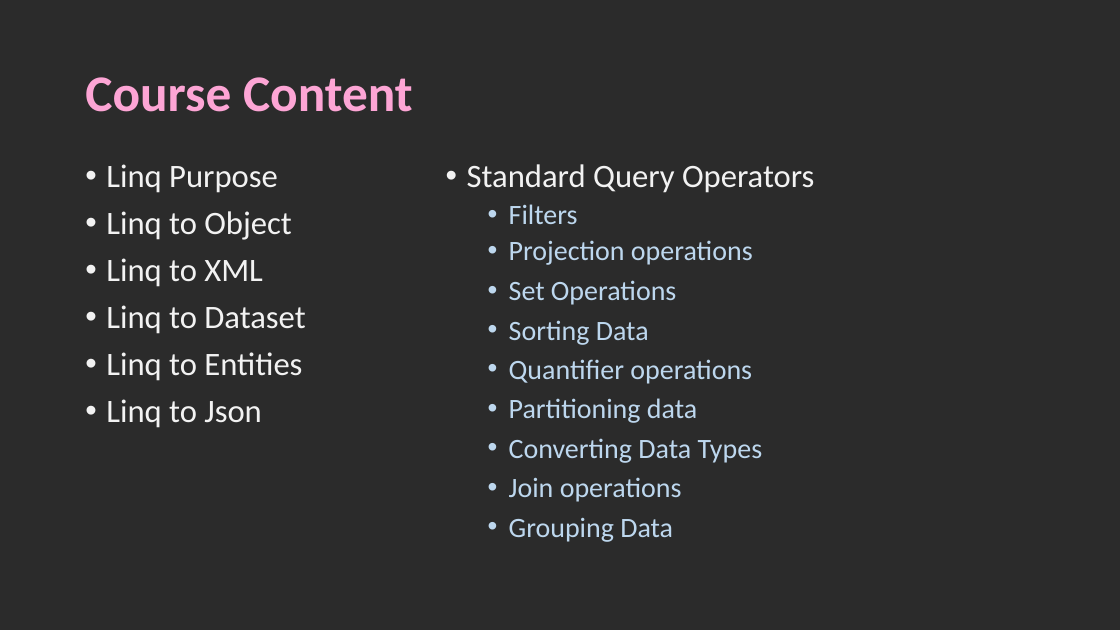
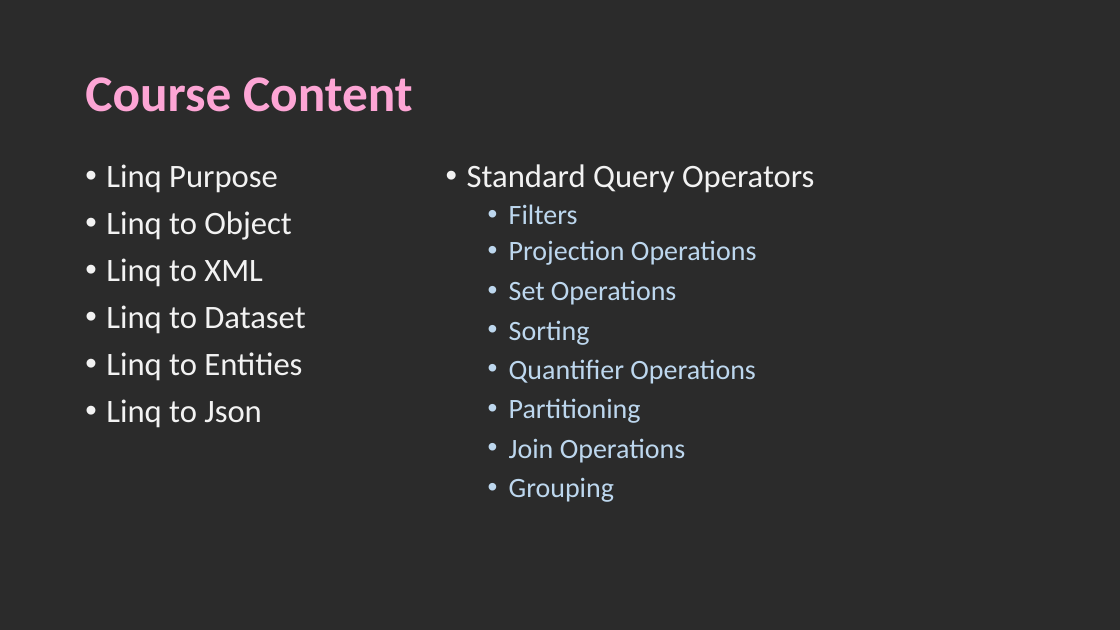
Before and after one commit to karthik9728/Linq, a slide deck: slide 2 of Linq.pptx. Drawn at 1120x630 pixels with LibreOffice and Linux fonts; fonts in the diff are those of the drawing; background and template pictures are left out; a plain dark background stands for a picture behind light text. Boxes give left, top, right and bottom in pixels: in the first picture for what was removed or moved away, otherwise in the second. Text is boxed around its words. In the diff, an @@ line names an element or a change of style, - is before the commit and + after.

```diff
--- a/Linq.pptx
+++ b/Linq.pptx
@@ text at [509,240,756,265]: text changed @@
-  • Projection operations
+  • Projection Operations
@@ text at [509,320,755,502]: text changed @@
-  • Sorting Data
-  • Quantifier operations
-  • Partitioning data
-  • Converting Data Types
-  • Join operations
-  • Grouping Data
+  • Sorting
+  • Quantifier Operations
+  • Partitioning
+  • Join Operations
+  • Grouping
```
